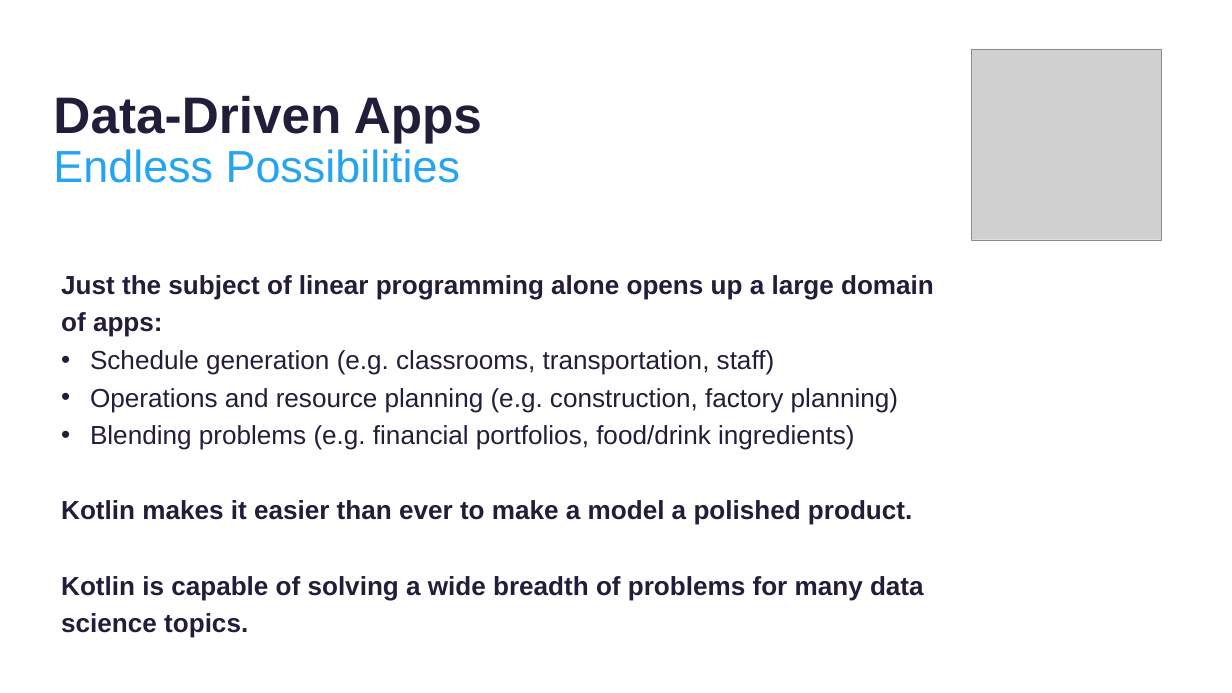
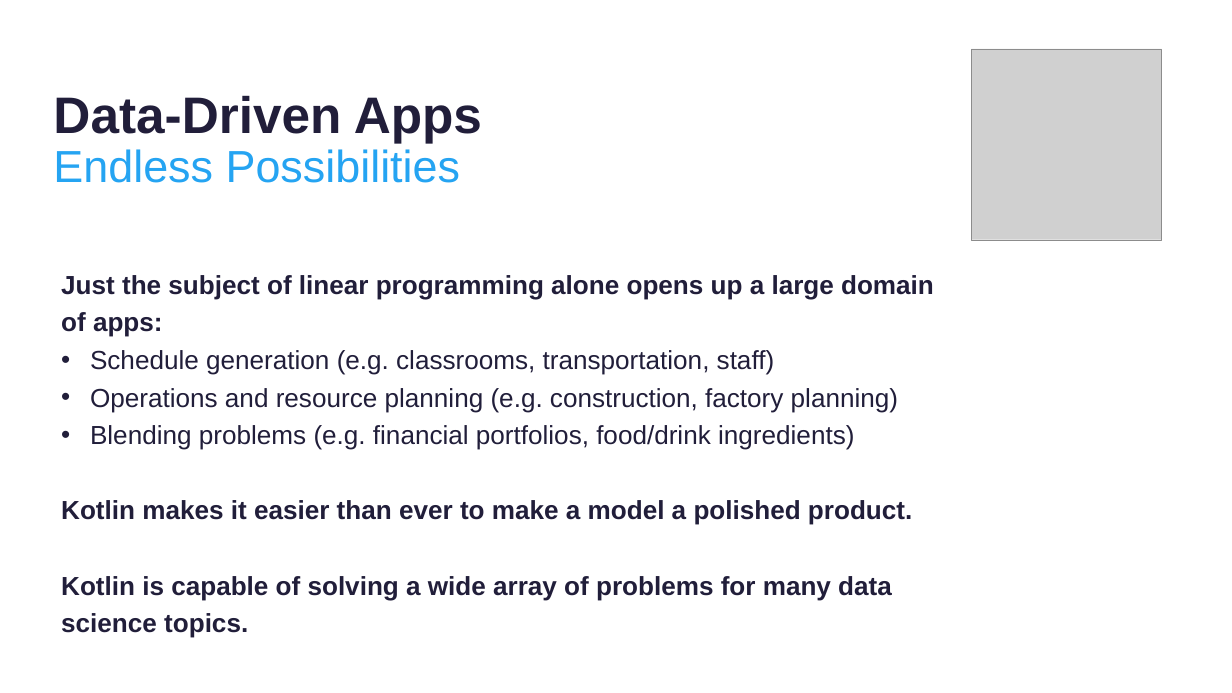
Before and after one commit to thomasnield/kotlinconf-datascience-talk, a slide deck: slide 31 of kotlin_for_data_science.pptx. Drawn at 1232x693 pixels with LibreOffice and Linux fonts; fonts in the diff are those of the drawing; grey boxes stand for pictures; background and template pictures are left out. Boxes give left, top, right and bottom in pixels: in the first picture for what was removed or moved away, otherwise in the second. Text is boxed around its words. In the diff, an @@ line names an element or a change of style, - is before the commit and + after.

Commit message:
final updates

```diff
--- a/kotlin_for_data_science.pptx
+++ b/kotlin_for_data_science.pptx
@@ text at [61,576,892,638]: text changed @@
-  Kotlin is capable of solving a wide breadth of problems for many data science topics.
+  Kotlin is capable of solving a wide array of problems for many data science topics.
```
Also in this commit, not shown: 2 other slides changed.
